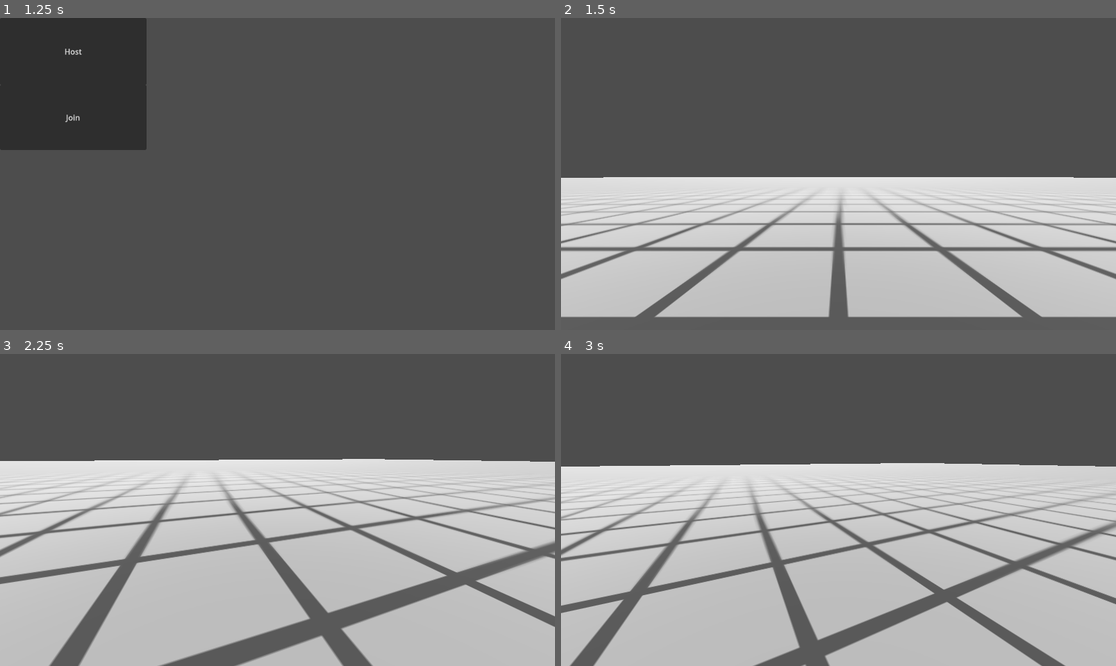
Above: before the commit, frames 1-4 (two rows, left to right).
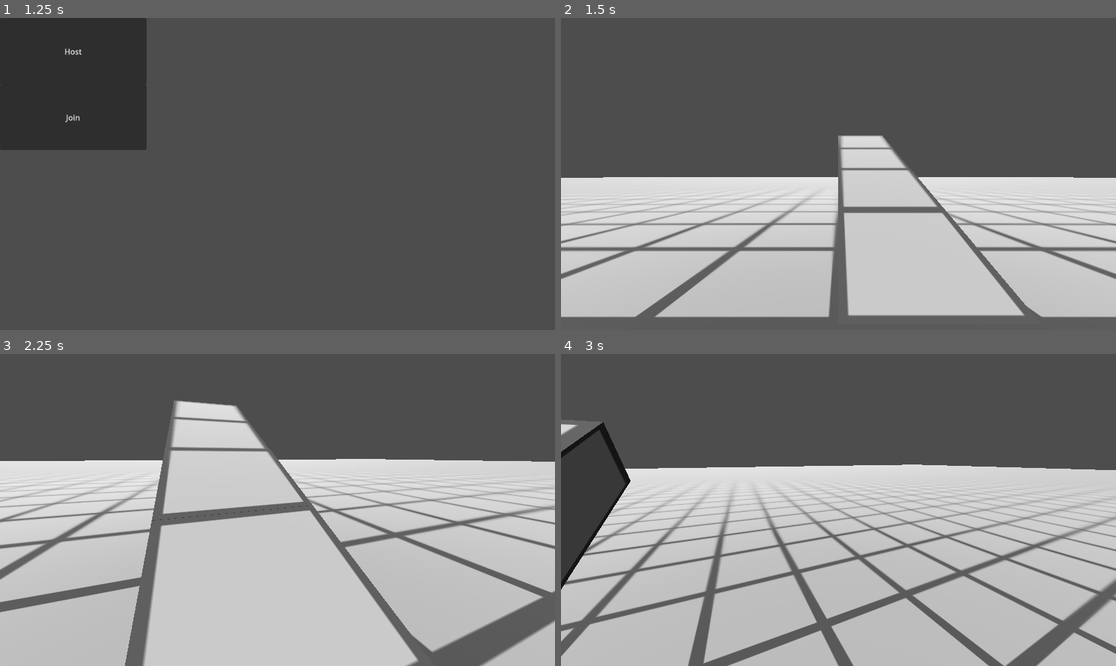
Above: after the commit, the same moments.

Repository: PixelWolf8976/Grapple-Gate
Game: Godot game, scene res://Scenes/Level1.tscn
The game is run twice, just before and just after one commit, with the same random seed, the same clock (stepped at 60 frames per second) and the same inputs. The engine's default icon, where the game draws it, is replaced by a stand-in: a white triangle on a blue panel in a dark square.
Inputs (mouse positions are in pixels of both pictures, inside the frame that each line leads up to):
- Up to frame 1 (1.25 s): tap Enter (ui_accept) at 0.5 s; move the mouse to (399, 158) at 0.52 s; hold D (Walk Right) from 0.53 s (still down); hold Q (Equipment Primary) from 0.53 s (still down); tap Space (Jump) at 0.77 s
- Up to frame 2 (1.5 s): release D (Walk Right) at 1.25 s; release Q (Equipment Primary) at 1.25 s; click "Host" at 1.25 s
- Up to frame 3 (2.25 s): tap Enter (ui_accept) at 2 s; move the mouse to (249, 510) at 2.02 s; hold W (Walk Forward) from 2.03 s (still down); tap Ctrl (Crouch) at 2.1 s
- Up to frame 4 (3 s): keep holding W (Walk Forward); tap Space (Jump) at 2.27 s; tap Q (Equipment Primary) at 2.3 s; move the mouse to (849, 503) at 2.77 s; hold Q (Equipment Primary) from 2.78 s (still down)

Frame 1 is identical in both runs. In frame 2, 4.0% of the frame differs, in the area x 49-84%, y 37-96%; in frame 3, 24%, in the area x 0-100%, y 14-100%; in frame 4, 24%.

Commit message:
Added better movement and grapple line

Diff:
--- /dev/null
+++ b/Objects/grap_mesh.tscn
@@ -0,0 +1,23 @@
+[gd_scene load_steps=5 format=3 uid="uid://pnc7er1gutbt"]
+
+[ext_resource type="Texture2D" uid="uid://c272x5hrmwyd5" path="res://Resources/Grap.png" id="1_us602"]
+
+[sub_resource type="StandardMaterial3D" id="StandardMaterial3D_w6okl"]
+albedo_texture = ExtResource("1_us602")
+uv1_offset = Vector3(0.5, 0.5, 0.5)
+uv1_triplanar = true
+
+[sub_resource type="BoxMesh" id="BoxMesh_1uj4x"]
+material = SubResource("StandardMaterial3D_w6okl")
+
+[sub_resource type="ConvexPolygonShape3D" id="ConvexPolygonShape3D_bk4rj"]
+points = PackedVector3Array(-0.5, -0.5, -0.5, 0.5, 0.5, 0.5, 0.5, -0.5, 0.5, 0.5, 0.5, -0.5, -0.5, 0.5, 0.5, 0.5, -0.5, -0.5, -0.5, -0.5, 0.5, -0.5, 0.5, -0.5)
+
+[node name="Grap Mesh" type="StaticBody3D"]
+collision_layer = 3
+
+[node name="MeshInstance3D" type="MeshInstance3D" parent="."]
+mesh = SubResource("BoxMesh_1uj4x")
+
+[node name="CollisionShape3D" type="CollisionShape3D" parent="."]
+shape = SubResource("ConvexPolygonShape3D_bk4rj")
--- a/Objects/player.tscn
+++ b/Objects/player.tscn
@@ -29,10 +29,20 @@
 properties/4/path = NodePath("CollisionShape3D:rotation")
 properties/4/spawn = true
 properties/4/replication_mode = 1
+properties/5/path = NodePath("Grapple:position")
+properties/5/spawn = true
+properties/5/replication_mode = 1
+properties/6/path = NodePath("Grapple:rotation")
+properties/6/spawn = true
+properties/6/replication_mode = 1
+properties/7/path = NodePath("Grapple:scale")
+properties/7/spawn = true
+properties/7/replication_mode = 1
 
 [node name="CharacterBody3D" type="CharacterBody3D"]
 transform = Transform3D(1, 0, 0, 0, 1, 0, 0, 0, 1, 0, 1, 0)
 axis_lock_angular_y = true
+floor_constant_speed = true
 script = ExtResource("1_pbrad")
 
 [node name="MeshInstance3D" type="MeshInstance3D" parent="."]
@@ -49,5 +59,10 @@
 
 [node name="Camera3D" type="Camera3D" parent="TwistPivot/PitchPivot"]
 
+[node name="RayCast3D" type="RayCast3D" parent="TwistPivot/PitchPivot"]
+transform = Transform3D(1, 0, 0, 0, -4.37114e-08, -1, 0, 1, -4.37114e-08, 0, 0, 0)
+target_position = Vector3(0, -10, 0)
+collision_mask = 2
+
 [node name="MultiplayerSynchronizer" type="MultiplayerSynchronizer" parent="."]
 replication_config = SubResource("SceneReplicationConfig_0o53k")
--- /dev/null
+++ b/Objects/port_grap_mesh.tscn
@@ -0,0 +1,23 @@
+[gd_scene load_steps=5 format=3 uid="uid://dqlk7i3nvjk7"]
+
+[ext_resource type="Texture2D" uid="uid://cjqvd2nhmimtw" path="res://Resources/PortGrap.png" id="1_3f0di"]
+
+[sub_resource type="StandardMaterial3D" id="StandardMaterial3D_y16ym"]
+albedo_texture = ExtResource("1_3f0di")
+uv1_offset = Vector3(0.5, 0.5, 0.5)
+uv1_triplanar = true
+
+[sub_resource type="BoxMesh" id="BoxMesh_w8d7r"]
+material = SubResource("StandardMaterial3D_y16ym")
+
+[sub_resource type="ConvexPolygonShape3D" id="ConvexPolygonShape3D_e6hub"]
+points = PackedVector3Array(-0.5, -0.5, -0.5, 0.5, 0.5, 0.5, 0.5, -0.5, 0.5, 0.5, 0.5, -0.5, -0.5, 0.5, 0.5, 0.5, -0.5, -0.5, -0.5, -0.5, 0.5, -0.5, 0.5, -0.5)
+
+[node name="Port Grap Mesh" type="StaticBody3D"]
+collision_layer = 7
+
+[node name="MeshInstance3D" type="MeshInstance3D" parent="."]
+mesh = SubResource("BoxMesh_w8d7r")
+
+[node name="CollisionShape3D" type="CollisionShape3D" parent="."]
+shape = SubResource("ConvexPolygonShape3D_e6hub")
--- /dev/null
+++ b/Objects/port_mesh.tscn
@@ -0,0 +1,23 @@
+[gd_scene load_steps=5 format=3 uid="uid://0dn8mebnv6ow"]
+
+[ext_resource type="Texture2D" uid="uid://bi6pyvinv6gpw" path="res://Resources/Port.png" id="1_u2llw"]
+
+[sub_resource type="StandardMaterial3D" id="StandardMaterial3D_w6okl"]
+albedo_texture = ExtResource("1_u2llw")
+uv1_offset = Vector3(0.5, 0.5, 0.5)
+uv1_triplanar = true
+
+[sub_resource type="BoxMesh" id="BoxMesh_1uj4x"]
+material = SubResource("StandardMaterial3D_w6okl")
+
+[sub_resource type="ConvexPolygonShape3D" id="ConvexPolygonShape3D_bk4rj"]
+points = PackedVector3Array(-0.5, -0.5, -0.5, 0.5, 0.5, 0.5, 0.5, -0.5, 0.5, 0.5, 0.5, -0.5, -0.5, 0.5, 0.5, 0.5, -0.5, -0.5, -0.5, -0.5, 0.5, -0.5, 0.5, -0.5)
+
+[node name="Port Mesh" type="StaticBody3D"]
+collision_layer = 5
+
+[node name="MeshInstance3D" type="MeshInstance3D" parent="."]
+mesh = SubResource("BoxMesh_1uj4x")
+
+[node name="CollisionShape3D" type="CollisionShape3D" parent="."]
+shape = SubResource("ConvexPolygonShape3D_bk4rj")
--- a/Scenes/Level1.tscn
+++ b/Scenes/Level1.tscn
@@ -1,7 +1,8 @@
-[gd_scene load_steps=8 format=3 uid="uid://qj3th8bjm2q0"]
+[gd_scene load_steps=9 format=3 uid="uid://qj3th8bjm2q0"]
 
 [ext_resource type="Script" path="res://Scripts/MultiplayerScript.gd" id="1_qqcm1"]
 [ext_resource type="PackedScene" uid="uid://cn6n730ruj3y1" path="res://Objects/player.tscn" id="2_480da"]
+[ext_resource type="PackedScene" uid="uid://dqlk7i3nvjk7" path="res://Objects/port_grap_mesh.tscn" id="3_24vke"]
 [ext_resource type="Texture2D" uid="uid://cjqvd2nhmimtw" path="res://Resources/PortGrap.png" id="3_a7lfq"]
 
 [sub_resource type="Environment" id="Environment_kd1rf"]
@@ -27,8 +28,22 @@
 [node name="DirectionalLight3D" type="DirectionalLight3D" parent="."]
 transform = Transform3D(1, 0, 0, 0, 0.552839, 0.833288, 0, -0.833288, 0.552839, 0, 0, 0)
 
-[node name="Spawn point" type="Node3D" parent="."]
-transform = Transform3D(1, 0, 0, 0, 1, 0, 0, 0, 1, 0, 2, 0)
+[node name="Collision Mesh" type="Node3D" parent="."]
+
+[node name="Port Grap Mesh" parent="Collision Mesh" instance=ExtResource("3_24vke")]
+transform = Transform3D(2, 0, 0, 0, 0.456751, -0.813665, 0, 0.203416, 1.82701, 1, 0.17, -3)
+
+[node name="Port Grap Mesh2" parent="Collision Mesh" instance=ExtResource("3_24vke")]
+transform = Transform3D(2, 0, 0, 0, 0.456751, -0.813665, 0, 0.203416, 1.82701, 1, 0.984662, -4.83148)
+
+[node name="Port Grap Mesh3" parent="Collision Mesh" instance=ExtResource("3_24vke")]
+transform = Transform3D(2, 0, 0, 0, 0.456751, -0.813665, 0, 0.203416, 1.82701, 1, 1.7826, -6.65152)
+
+[node name="Port Grap Mesh4" parent="Collision Mesh" instance=ExtResource("3_24vke")]
+transform = Transform3D(2, 0, 0, 0, 0.456751, -0.813665, 0, 0.203416, 1.82701, 1, 2.59727, -8.483)
+
+[node name="Port Grap Mesh5" parent="Collision Mesh" instance=ExtResource("3_24vke")]
+transform = Transform3D(1, 0, 0, 0, 1, 0, 0, 0, 1, 0, 7.5, 0)
 
 [node name="MeshInstance3D" type="MeshInstance3D" parent="."]
 transform = Transform3D(100, 0, 0, 0, 100, 0, 0, 0, 100, 0, 0, 0)
--- a/Scripts/player.gd
+++ b/Scripts/player.gd
@@ -1,21 +1,24 @@
 extends CharacterBody3D
 
-@export var walkSpeed := 1000.0
-@export var jumpStrength := 250.0
+@export var walkSpeed := 500.0
+@export var jumpStrength := 300.0
 @export var frictionSubtractor := 0.75
 @export var gravity := 9.8
+@export var grappleLine := MeshInstance3D.new()
 
 @onready var twistPivot := $TwistPivot
 @onready var pitchPivot := $TwistPivot/PitchPivot
 
 @onready var mesh := $MeshInstance3D
 @onready var collision := $CollisionShape3D
+@onready var aim := $TwistPivot/PitchPivot/RayCast3D
 
 var mouseSensitivity := 0.001
 var twistInput := 0.0
 var pitchInput := 0.0
 var speed := walkSpeed
 var isCrouching := false
+var isGrappleing := false
 
 @onready var cam := $TwistPivot/PitchPivot/Camera3D
 
@@ -30,6 +33,9 @@
 # Called every frame. 'delta' is the elapsed time since the previous frame.
 func _process(delta):
 	if is_multiplayer_authority():
+		if grappleLine != null:
+			get_tree().get_root().remove_child(grappleLine)
+			grappleLine.queue_free()
 		velocity.y += -gravity * delta
 		if is_on_floor():
 			velocity.x = 0
@@ -49,7 +55,7 @@
 		if is_on_floor() && !isCrouching && Input.is_action_pressed("Jump"):
 			velocity.y += jumpStrength * delta
 
-		if is_on_floor():
+		if is_on_floor() && !isGrappleing:
 			var fdirection := Vector3(0, 0, -1).rotated(Vector3(0, 1, 0), mesh.rotation.y)
 			var ldircetion := Vector3(0, 0, -1).rotated(Vector3(0, 1, 0), mesh.rotation.y + deg_to_rad(90))
 			if Input.is_action_pressed("Walk Forward"):
@@ -73,6 +79,20 @@
 		twistInput = 0.0
 		pitchInput = 0.0
 
+		if Input.is_action_pressed("Equipment Primary"):
+			isGrappleing = true
+		if Input.is_action_just_released("Equipment Primary"):
+			isGrappleing = false
+
+		if isGrappleing:
+			if aim.is_colliding():
+				var grapHitPoint = aim.get_collision_point()
+				grappleLine = grapLine(self.position, grapHitPoint)
+				get_tree().get_root().add_child(grappleLine)
+				isGrappleing = true
+			else:
+				isGrappleing = false
+
 		if Input.is_action_just_pressed("ui_cancel") && Input.mouse_mode == Input.MOUSE_MODE_CAPTURED:
 			Input.set_mouse_mode(Input.MOUSE_MODE_VISIBLE)
 		elif Input.is_action_just_pressed("ui_accept") && Input.mouse_mode == Input.MOUSE_MODE_VISIBLE:
@@ -83,6 +103,42 @@
 
 	move_and_slide()
 
+func grapLine(pos1: Vector3, pos2: Vector3, color = Color.SADDLE_BROWN, thickness: float = 0.1) -> MeshInstance3D:
+	var meshInstance = MeshInstance3D.new()
+	var immediateMesh = ImmediateMesh.new()
+	var material = ORMMaterial3D.new()
+
+	meshInstance.mesh = immediateMesh
+
+	var dir = (pos2 - pos1).normalized()
+	var right = dir.cross(Vector3(0, 1, 0)).normalized()
+	var up = right.cross(dir).normalized()
+
+	var halfThickness = thickness / 2.0
+
+	var p1 = pos1 - right * halfThickness
+	var p2 = pos2 - right * halfThickness
+	var p3 = pos2 + right * halfThickness
+	var p4 = pos1 + right * halfThickness
+
+	immediateMesh.surface_begin(Mesh.PRIMITIVE_TRIANGLES, material)
+
+	immediateMesh.surface_add_vertex(p1)
+	immediateMesh.surface_add_vertex(p2)
+	immediateMesh.surface_add_vertex(p3)
+
+	immediateMesh.surface_add_vertex(p3)
+	immediateMesh.surface_add_vertex(p4)
+	immediateMesh.surface_add_vertex(p1)
+
+	immediateMesh.surface_end()
+
+	material.shading_mode = BaseMaterial3D.SHADING_MODE_UNSHADED
+	material.albedo_color = color
+
+	return meshInstance
+
+
 func _unhandled_input(event: InputEvent):
 	if event is InputEventMouseMotion:
 		if Input.mouse_mode == Input.MOUSE_MODE_CAPTURED:
--- a/project.godot
+++ b/project.godot
@@ -40,6 +40,7 @@
 "Equipment Primary"={
 "deadzone": 0.5,
 "events": [Object(InputEventKey,"resource_local_to_scene":false,"resource_name":"","device":-1,"window_id":0,"alt_pressed":false,"shift_pressed":false,"ctrl_pressed":false,"meta_pressed":false,"pressed":false,"keycode":0,"physical_keycode":81,"key_label":0,"unicode":113,"echo":false,"script":null)
+, Object(InputEventMouseButton,"resource_local_to_scene":false,"resource_name":"","device":-1,"window_id":0,"alt_pressed":false,"shift_pressed":false,"ctrl_pressed":false,"meta_pressed":false,"button_mask":1,"position":Vector2(47, 15),"global_position":Vector2(51, 56),"factor":1.0,"button_index":1,"canceled":false,"pressed":true,"double_click":false,"script":null)
 ]
 }
 "Equipment Secondary"={
